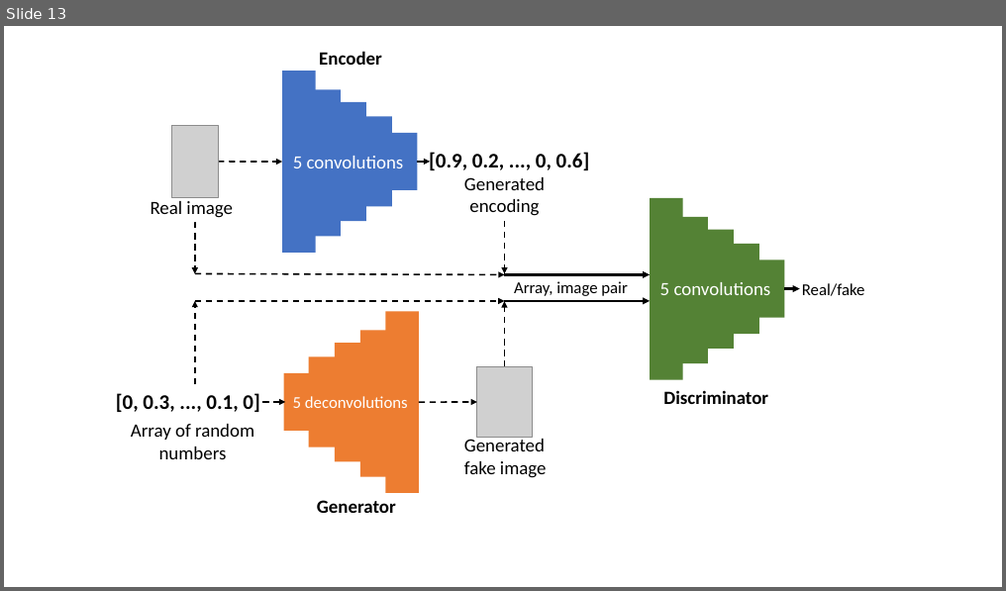
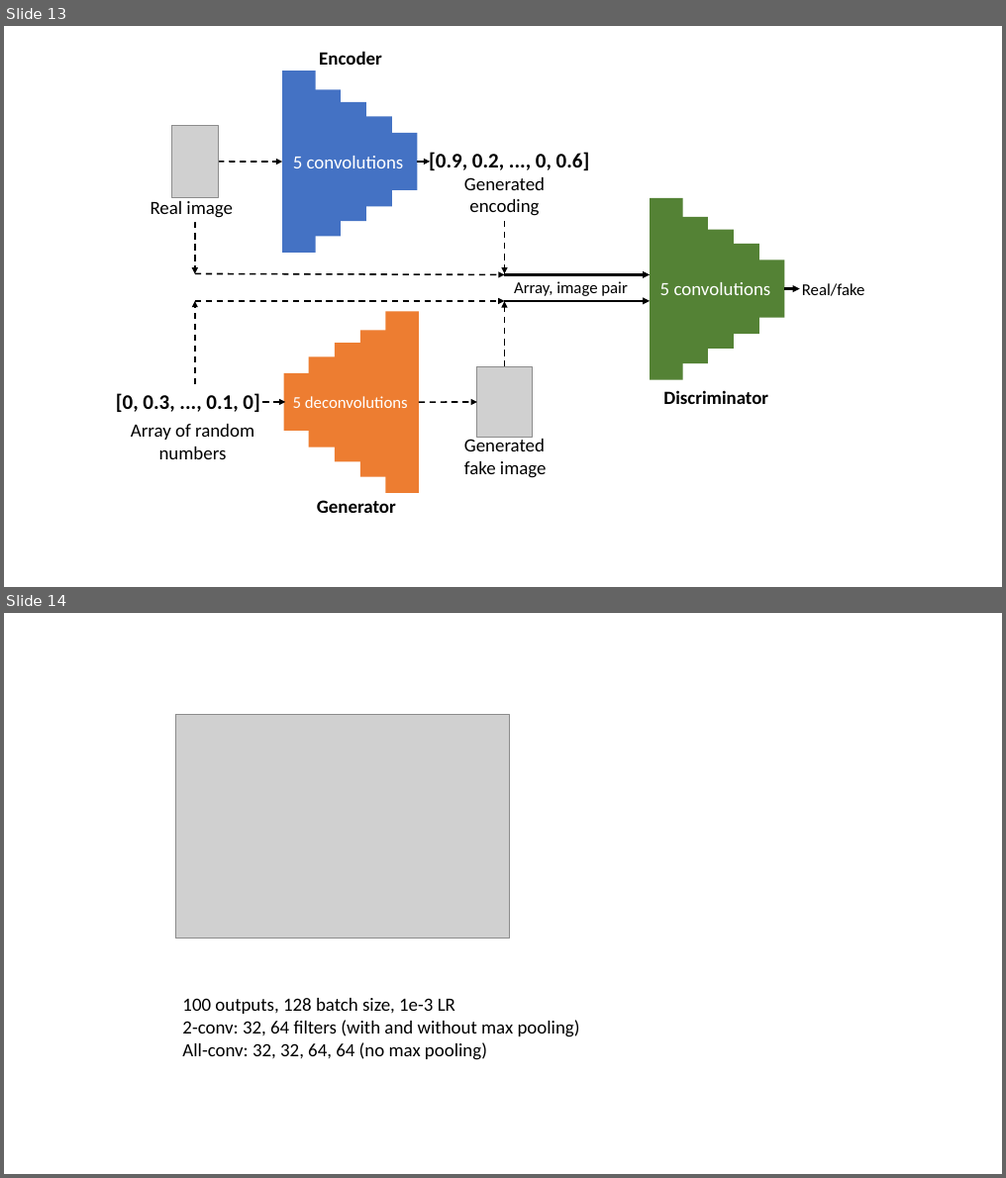
Before and after one commit to SebStrug/ML-for-Chinese-Calligraphy, a slide deck: Compiled graphs.pptx. Shown one above the other, each under a label of ours: slide 13 before the commit, slides 13 and 14 after it. The pictures are 1006x591 and 1006x1178 pixels, drawn with LibreOffice and Linux fonts; fonts in the diff are those of the drawing; grey boxes stand for pictures. Boxes give left, top, right and bottom in pixels: in the first picture for what was removed or moved away, otherwise in the second. Text is boxed around its words. In the diff, an @@ line names an element or a change of style, - is before the commit and + after.

```diff
--- a/Compiled graphs.pptx
+++ b/Compiled graphs.pptx
@@ slide 14 added at <box>4,613,1002,1174</box>, background #FFFFFF @@
@@ picture added at <box>175,714,509,939</box> @@
@@ text added at <box>182,998,580,1060</box>, 18 pt, text #000000 @@
+100 outputs, 128 batch size, 1e-3 LR
+2-conv: 32, 64 filters (with and without max pooling)
+All-conv: 32, 32, 64, 64 (no max pooling)
```
Also in this commit, not shown: 1 slide removed, 2 other files.
